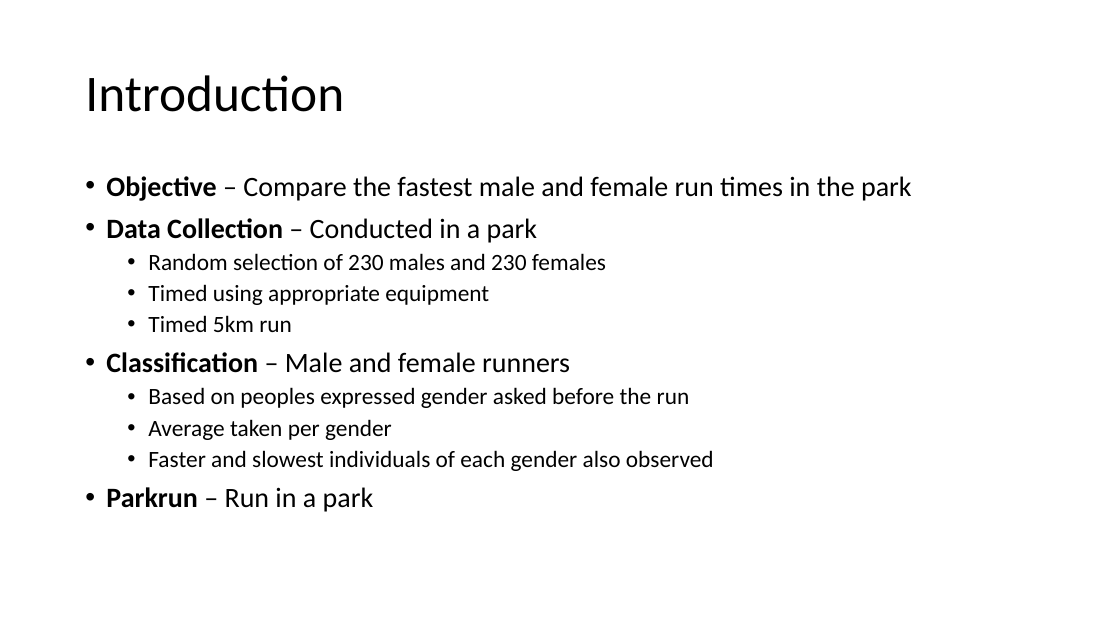
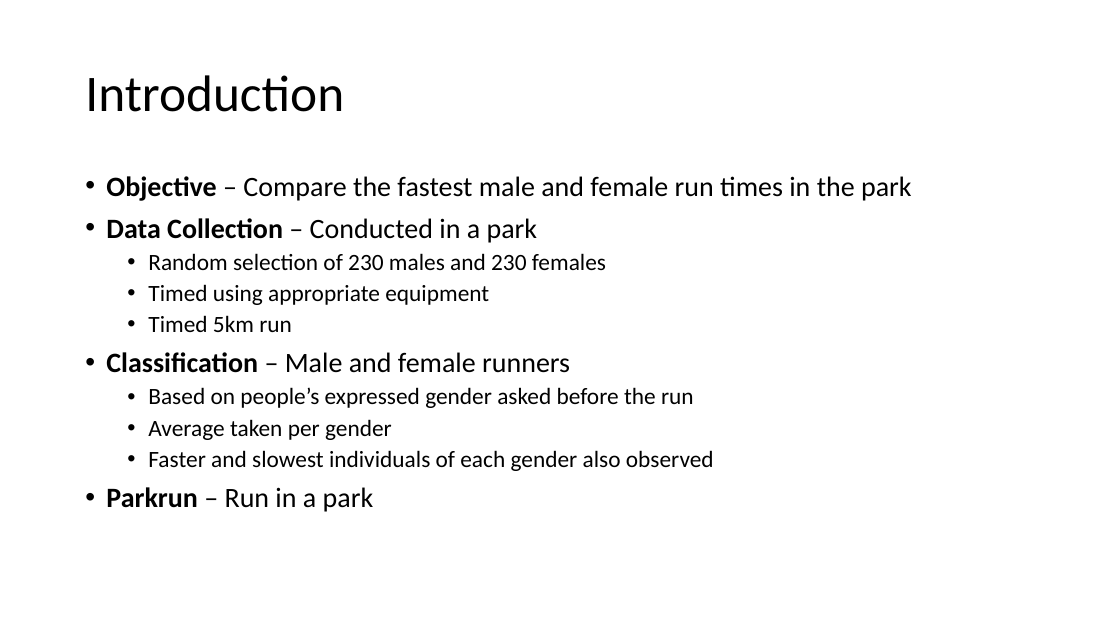
Before and after one commit to aflaurence/MAST4016, a slide deck: slide 2 of Presentation/Task4.1-DivRsity.pptx. Drawn at 1120x630 pixels with LibreOffice and Linux fonts; fonts in the diff are those of the drawing. Boxes give left, top, right and bottom in pixels: in the first picture for what was removed or moved away, otherwise in the second. Text is boxed around its words. In the diff, an @@ line names an element or a change of style, - is before the commit and + after.

```diff
--- a/Presentation/Task4.1-DivRsity.pptx
+++ b/Presentation/Task4.1-DivRsity.pptx
@@ text at (148, 387, 694, 408): text changed @@
-  • Based on peoples expressed gender asked before the run
+  • Based on people’s expressed gender asked before the run
```
